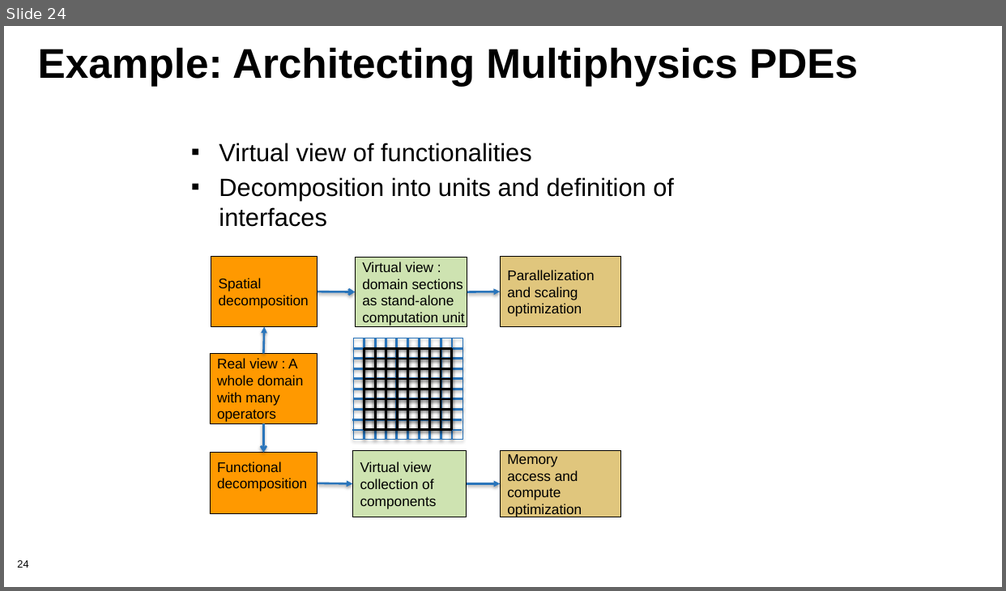
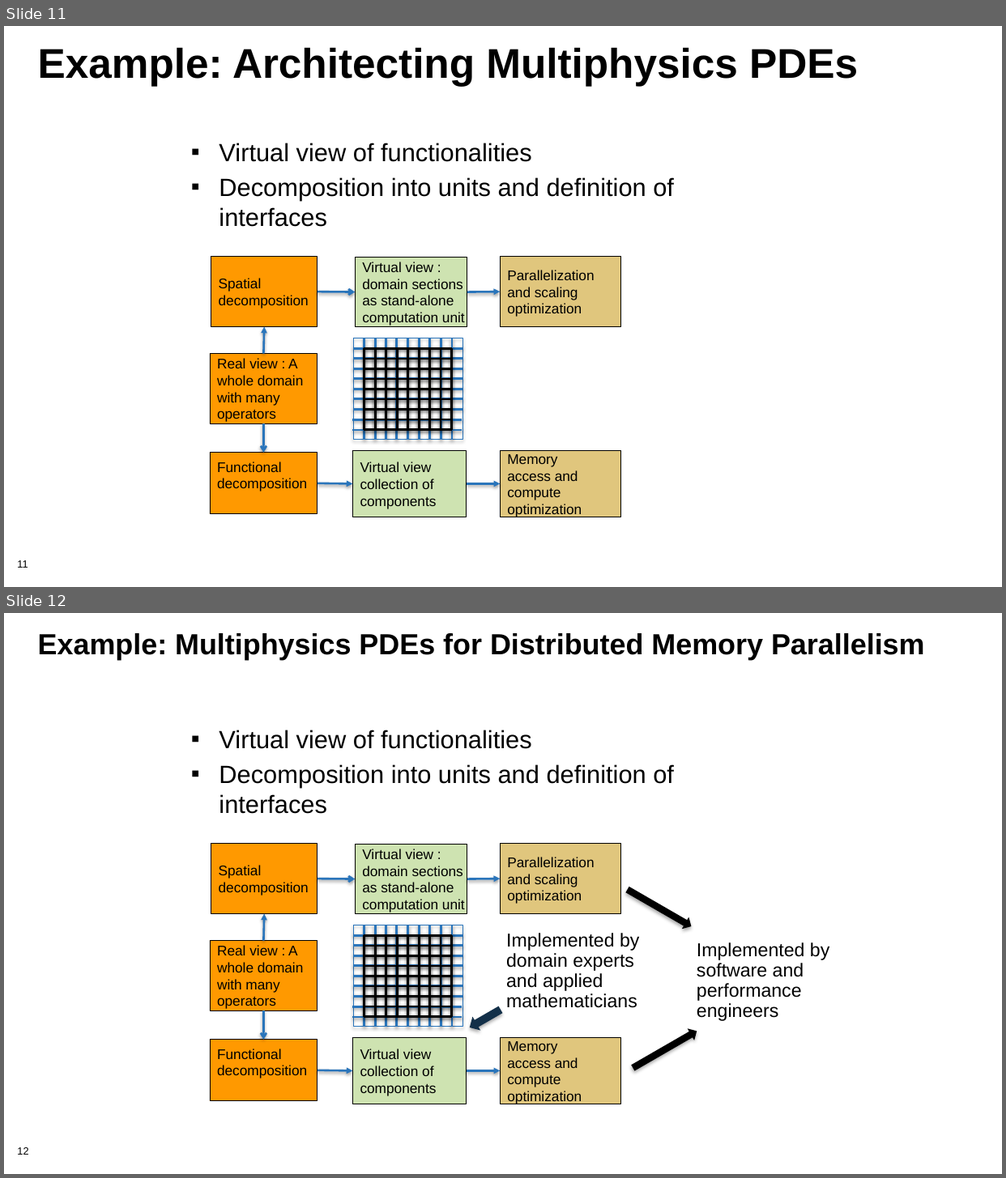
Before and after one commit to bssw-tutorial/presentations, a slide deck: final-presentations/2021-03-25-iss/05-design.pptx. Shown one above the other, each under a label of ours: slide 24 before the commit, slides 11 and 12 after it. The pictures are 1006x591 and 1006x1178 pixels, drawn with LibreOffice and Linux fonts; fonts in the diff are those of the drawing; background and template pictures are left out. Boxes give left, top, right and bottom in pixels: in the first picture for what was removed or moved away, otherwise in the second. Text is boxed around its words. In the diff, an @@ line names an element or a change of style, - is before the commit and + after.

```diff
--- a/final-presentations/2021-03-25-iss/05-design.pptx
+++ b/final-presentations/2021-03-25-iss/05-design.pptx
@@ slide 12 added at [4,613,1002,1174], background #FFFFFF; not listed: 1 template element that a slide beside it also shows @@
@@ title added at [38,633,925,660], 28 pt, text #000000, bold @@
+Example: Multiphysics PDEs for Distributed Memory Parallelism
@@ text added at [219,730,674,814], 24 pt, text #000000 @@
+▪ Virtual view of functionalities
+▪ Decomposition into units and definition of interfaces
@@ rectangle added at [211,844,317,914], fill #FF9900, outline #000000 0.75 pt, 13.5 pt, text #000000 @@
+Spatial
+decomposition
@@ rectangle added at [355,845,467,914], fill #CEE3B1, outline #000000 0.75 pt, 13.5 pt, text #000000 @@
+Virtual view :
+domain sections
+as stand-alone
+computation unit
@@ rectangle added at [500,844,621,914], fill #E0C67D, outline #000000 0.75 pt, 13.5 pt, text #000000 @@
+Parallelization
+and scaling
+optimization
@@ arrow added from (317, 879) to (355, 879), #2A75BB 2 pt @@
@@ arrow added from (467, 879) to (500, 879), #2A75BB 2 pt @@
@@ down arrow added at [624,884,694,933], fill #000000 @@
@@ arrow added from (264, 941) to (265, 914), #2A75BB 2 pt @@
@@ rectangle added at [210,941,317,1012], fill #FF9900, outline #000000 0.75 pt, 13.5 pt, text #000000 @@
+Real view : A
+whole domain
+with many
+operators
@@ group added at [353,926,463,1027]: 32 lines, 2 rectangles @@
@@ text added at [506,933,639,1008], 18 pt, text #000000 @@
+Implemented by
+domain experts
+and applied
+mathematicians
@@ text added at [697,943,829,1021], 18 pt, text #000000 @@
+Implemented by
+software and
+performance
+engineers
@@ arrow added from (264, 1012) to (264, 1040), #2A75BB 2 pt @@
@@ left arrow added at [466,1003,505,1035], fill #133049 @@
@@ down arrow added at [629,1025,701,1074], fill #000000 @@
@@ rectangle added at [210,1040,317,1102], fill #FF9900, outline #000000 0.75 pt, 13.5 pt, text #000000 @@
+Functional
+decomposition
@@ rectangle added at [353,1038,467,1104], fill #CEE3B1, outline #000000 0.75 pt, 13.5 pt, text #000000 @@
+Virtual view
+collection of
+components
@@ rectangle added at [500,1038,621,1104], fill #E0C67D, outline #000000 0.75 pt, 13.5 pt, text #000000 @@
+Memory
+access and
+compute
+optimization
@@ arrow added from (317, 1071) to (353, 1071), #2A75BB 2 pt @@
@@ arrow added from (467, 1071) to (500, 1071), #2A75BB 2 pt @@
@@ what was slide 24 is now slide 11 @@
@@ page number at [17,561,27,568]: text changed @@
-24
+11
```
Also in this commit, not shown: 3 slides changed, 6 other slides added, 16 slides removed.
